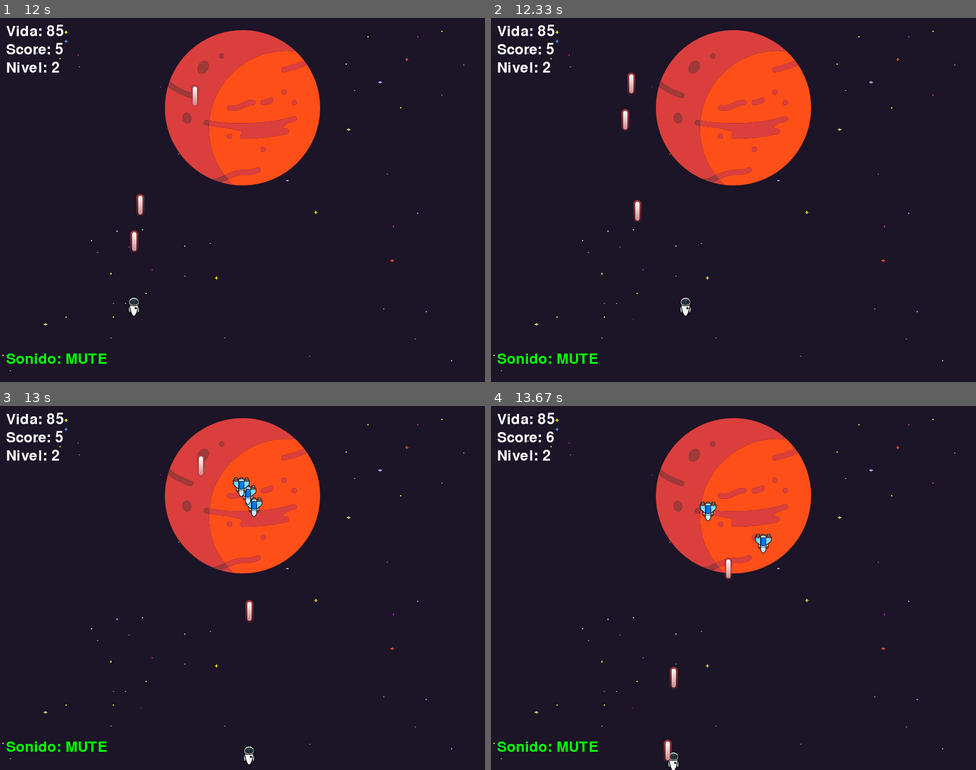
Above: before the commit, frames 1-4 (two rows, left to right).
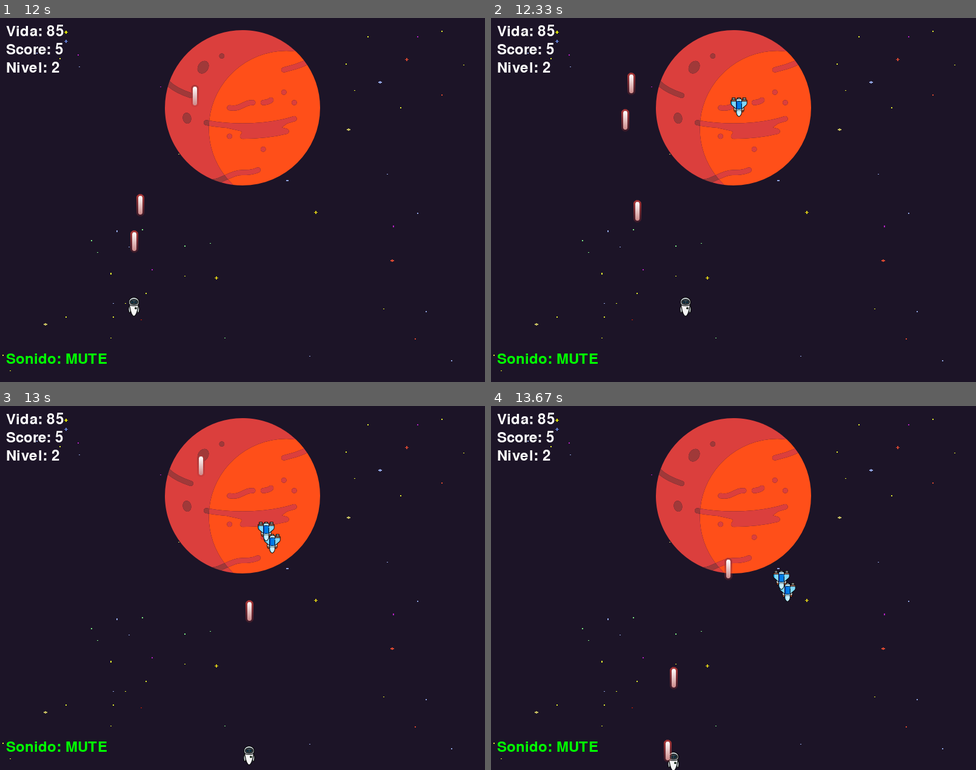
Above: after the commit, the same moments.

Repository: Sebadalpra/utn_pygame
Game: pygame game, started from src/main.py
Same seed, same stepped clock (60 frames per second), same inputs: the game is played once before the commit and once after it.
Inputs:
- Up to frame 1 (12 s): click "Play" at 0.38 s; tap M at 0.67 s; hold Left 1-1.53 s; tap Space at 1.07, 1.37, 1.63, 1.97, 2.27, 2.4, 2.8, 3.1, 3.47, 3.87, 4.17, 4.37, 4.67, 4.87, 5.2, 5.5, 5.7, 6, 6.27, 6.6, 6.9, 7.03, 7.43, 7.73, 8.1, 8.5, 8.8, 9, 9.3, 9.5, 9.83, 10.13, 10.33, 10.63, 10.9, 11.23, 11.53, 11.67 s; hold Down 1.57-1.87 s; hold Left 1.9-2.3 s; hold Up 2.33-2.7 s; hold Right 2.73-3.37 s; hold Down 3.4-3.77 s; hold Left 3.8-4.27 s; hold Right 4.3-4.77 s; hold Up 4.8-5.1 s; hold Right 5.13-5.6 s; hold Left 5.63-6.17 s; hold Down 6.2-6.5 s; hold Left 6.53-6.93 s; hold Up 6.97-7.33 s; hold Right 7.37-8 s; hold Down 8.03-8.4 s; hold Left 8.43-8.9 s; hold Right 8.93-9.4 s; hold Up 9.43-9.73 s; hold Right 9.77-10.23 s; hold Left 10.27-10.8 s; hold Down 10.83-11.13 s; hold Left 11.17-11.57 s; hold Up 11.6-11.97 s
- Up to frame 2 (12.33 s): hold Right from 12 s (still down); tap Space at 12.07 s
- Up to frame 3 (13 s): tap Space at 12.37, 12.73 s; release Right at 12.63 s; hold Down from 12.67 s (still down)
- Up to frame 4 (13.67 s): release Down at 13.03 s; hold Left 13.07-13.53 s; tap Space at 13.13, 13.43, 13.63 s; hold Right from 13.57 s (still down)

Frame 1 is identical in both runs. In frame 2, 0.1% of the frame differs, in the area x 49-53%, y 21-28%; in frame 3, 0.6%, in the area x 48-58%, y 19-41%; in frame 4, 0.5%.

Commit message:
actualizacion estrella colision

Diff:
--- a/src/main.py
+++ b/src/main.py
@@ -92,20 +92,24 @@
     # Generar enemigos según el nivel
     if player.score >= 5:
         enemy.image = enemy2
-        enemy_creator(2)
+        object_creator(5, enemy_list, Enemy, WIDTH // 2 - 15, HEIGHT // 2 - 185)
+        object_creator(3, star_list, Star, randint(0, 800), randint(0, 600))
         level = 2
     if player.score >= 10:
         enemy.image = enemy3
-        enemy_creator(3)
+        object_creator(6, enemy_list, Enemy, WIDTH // 2 - 15, HEIGHT // 2 - 185)
+
         level = 3
     else:
-        enemy_creator(1)
+        object_creator(7, enemy_list, Enemy, WIDTH // 2 - 15, HEIGHT // 2 - 185)
 
 
     # ---- Colisiones ----
     collisions_bullet_enemy(player, colision_sound)
 
     collisions_player_enemy(player, colision_sound)
+
+    collisions_player_star(player, confirmation_sound)
 
     # Restar vida cada vez que sale un enemigo de la screen
     enemy_out_screen(player)
@@ -124,6 +128,9 @@
     for enemy in enemy_list:
         enemy.draw()
 
+    for star in star_list:
+        star.draw()
+
 
     if not playing_music:
         text_creator("Sonido: MUTE", 36, GREEN, (10, 550))
@@ -133,7 +140,7 @@
     text_creator(f"Nivel: {level}", 36, WHITE, (10, 70))
     pygame.display.flip()
 
-    if player.score >= 15 or player.health <= 0:
+    if player.score >= 20 or player.health <= 0:
         is_running = False
 
 final_screen(player)
--- a/src/paquete/clases.py
+++ b/src/paquete/clases.py
@@ -67,3 +67,15 @@
 
     def draw(self):
         SCREEN.blit(self.image, (self.x - self.width // 2, self.y))
+
+class Star:
+    def __init__(self, x, y):
+        self.x = x
+        self.y = y
+        self.width = 30
+        self.height = 30
+        self.image = pygame.image.load("./src/assets/img/star_gold.png").convert_alpha()
+        self.bullets = []
+
+    def draw(self):
+        SCREEN.blit(self.image, (self.x, self.y))
--- a/src/paquete/collisions.py
+++ b/src/paquete/collisions.py
@@ -1,4 +1,4 @@
-from paquete.enemys import enemy_list
+from paquete.enemys import enemy_list, star_list
 
 # Verificar colisiones
 def collisions_player_enemy(player, sound):
@@ -21,6 +21,47 @@
             enemy_list.remove(enemy)
             player.health -= 10  # Restar vida al jugador
             break
+
+def collisions_player_star(player, sound):
+    """
+    Verifica y maneja las colisiones entre el jugador y los enemigos.
+
+    Args:
+        player (obj): Objeto del jugador que contiene la posición y dimensiones.
+        sound (pygame.mixer.Sound): Sonido a reproducir al producirse una colisión.
+    """
+    for star in star_list[:]:
+        # Obtener las coordenadas y dimensiones del enemigo
+        sx, sy, sw, sh = star.x, star.y, star.width, star.height
+        # Obtener las coordenadas y dimensiones del jugador
+        px, py, pw, ph = player.x, player.y, player.width, player.height
+
+        # Verificar si hay colisión
+        if (px < sx + sw and px + pw > sx and py < sy + sh and py + ph > sy):
+            sound.play()
+            star_list.remove(star)
+            player.speed += 1
+            break
+
+def collisions_player_object(player, obj, list, sound):
+    """
+    Verifica y maneja las colisiones entre el jugador y los enemigos.
+
+    Args:
+        player (obj): Objeto del jugador que contiene la posición y dimensiones.
+        sound (pygame.mixer.Sound): Sonido a reproducir al producirse una colisión.
+    """
+    for obj in list[:]:
+        # Obtener las coordenadas y dimensiones del enemigo
+        obj.x, obj.y, obj.width, obj.height
+        # Obtener las coordenadas y dimensiones del jugador
+        px, py, pw, ph = player.x, player.y, player.width, player.height
+
+        # Verificar si hay colisión
+        if (px < obj.x + obj.width and px + pw > obj.x and py < obj.y + player.height and py + ph > obj.y):
+            sound.play()
+            list.remove(obj)
+        return True
 
 def collisions_bullet_enemy(player, sound):
     """
--- a/src/paquete/enemys.py
+++ b/src/paquete/enemys.py
@@ -3,18 +3,19 @@
 from random import randint
 
 enemy_list = []
+star_list = []
 
-def enemy_creator(probability_number):
+def object_creator(probability_number, list, clase, x, y):
     """
-    Crea un enemigo con una cierta probabilidad.
+    Crea un enemigo/estrella con una cierta probabilidad.
 
     Args:
         probability_number (int): Número que determina la probabilidad de creación del enemigo.
         Se compara con un valor aleatorio entre 0 y 200.
     """
-    if randint(0, 200) <= probability_number:
-        enemy = Enemy(WIDTH // 2 - 15, HEIGHT // 2 - 185)
-        enemy_list.append(enemy)
+    if randint(0, 1000) <= probability_number:
+        variable = clase(x, y)
+        list.append(variable)
 
 def enemy_out_screen(player):
     """
